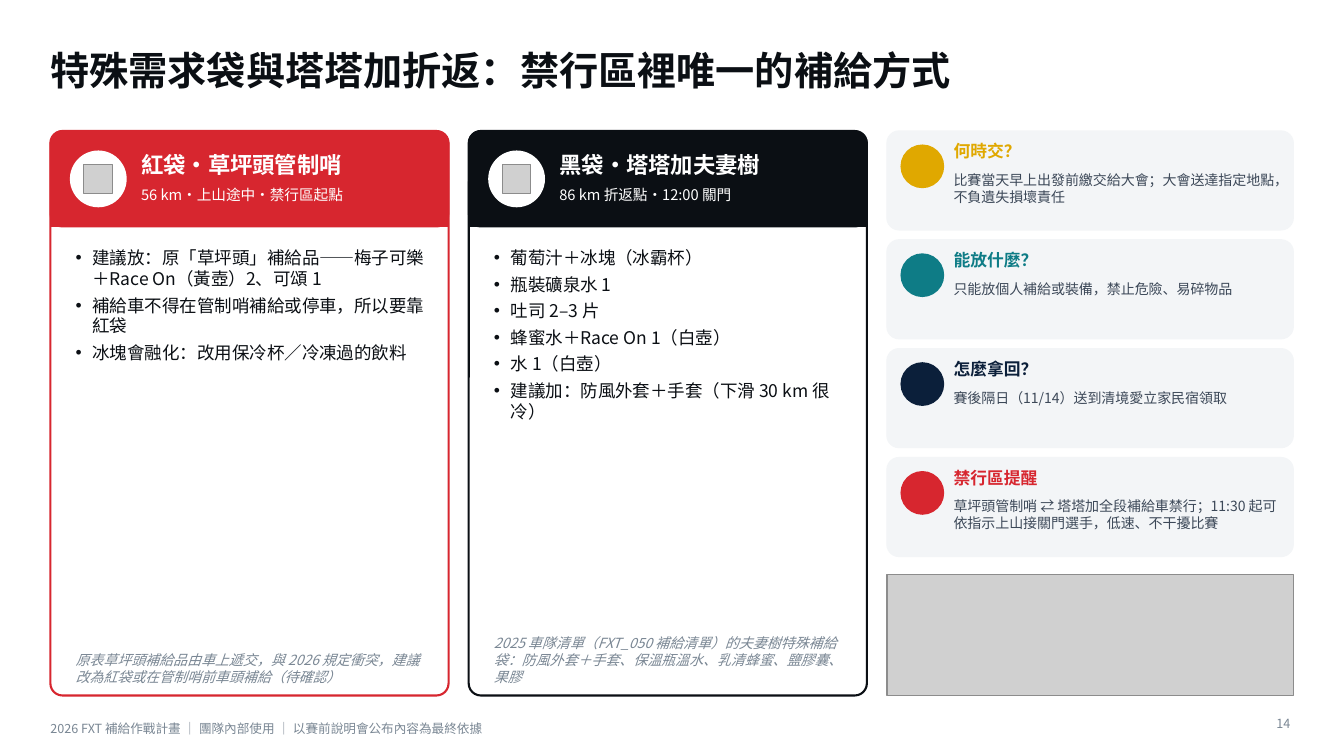
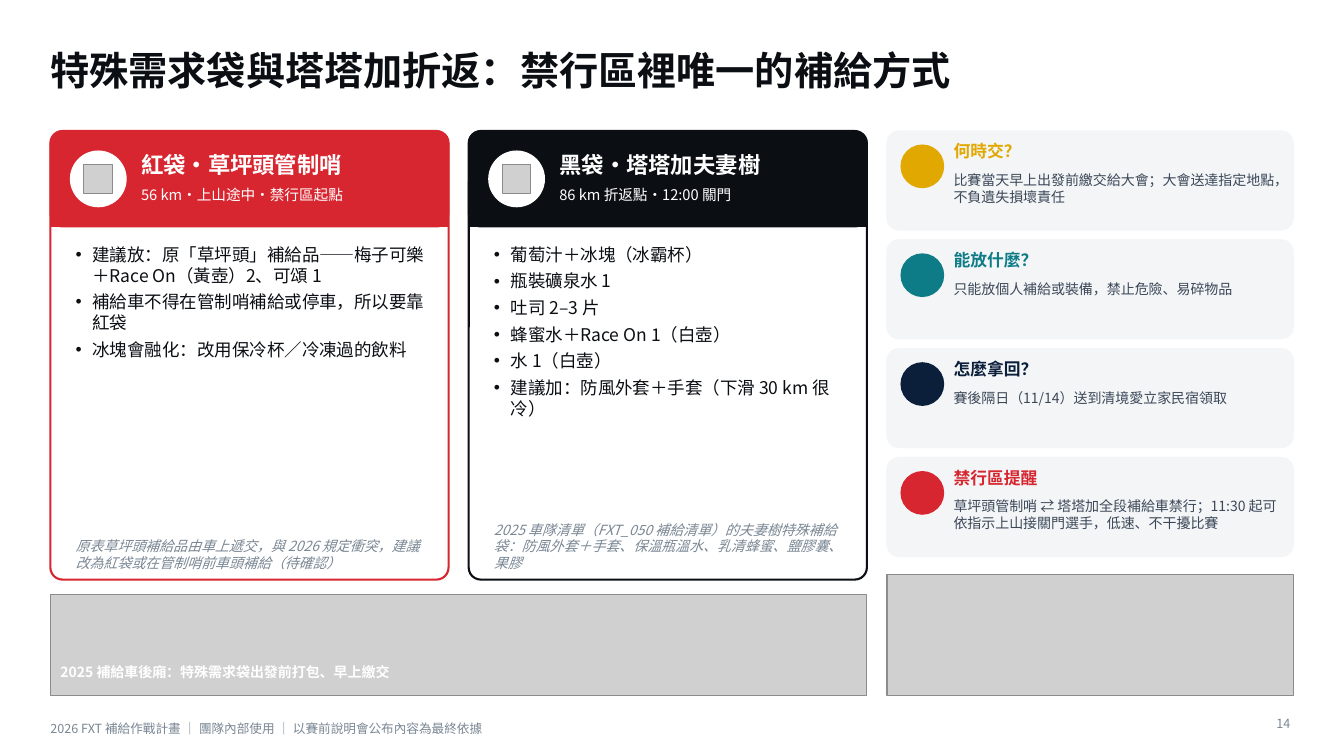
Before and after one commit to powermovebboy-sys/Race-site, a slide deck: slide 14 of deck/2026_FXT_補給作戰計畫.pptx. Drawn at 1344x756 pixels with LibreOffice and Linux fonts; fonts in the diff are those of the drawing; grey boxes stand for pictures; background and template pictures are left out. Boxes give left, top, right and bottom in pixels: in the first picture for what was removed or moved away, otherwise in the second. Text is boxed around its words. In the diff, an @@ line names an element or a change of style, - is before the commit and + after.

```diff
--- a/deck/2026_FXT_補給作戰計畫.pptx
+++ b/deck/2026_FXT_補給作戰計畫.pptx
@@ rounded rectangle resized from (x1=50, y1=131, x2=449, y2=696) to (x1=50, y1=131, x2=449, y2=580) @@
@@ rounded rectangle resized from (x1=469, y1=131, x2=867, y2=696) to (x1=469, y1=131, x2=867, y2=580) @@
@@ text "原表草坪頭補給品由車上遞交，與 2026 規定衝突，建議改為紅袋或在管制哨前車頭補給（待確認）" moved from (x1=76, y1=653, x2=420, y2=683) to (x1=76, y1=539, x2=420, y2=569) @@
@@ text "2025 車隊清單（FXT_050 補給清單）的夫妻樹特殊補給袋：防風外套＋手套、保溫瓶溫水、乳清蜂蜜、鹽膠囊、果膠" moved from (x1=494, y1=636, x2=843, y2=683) to (x1=494, y1=523, x2=843, y2=569) @@
@@ picture added at (x1=50, y1=595, x2=867, y2=696) @@
@@ text added at (x1=60, y1=666, x2=390, y2=678), 10 pt, text #FFFFFF, bold @@
+2025 補給車後廂：特殊需求袋出發前打包、早上繳交
```
Also in this commit, not shown: 17 other slides changed, 9 other files.
